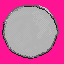
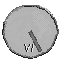
Revision of a layered 64 × 64 image; what changed, layer by layer:
added layer "5" above "4" over [0, 0, 64, 64]
added layer "Paint Layer 2" above "Paint Layer 1" over [0, 0, 64, 64]
hid "Background" over [0, 0, 64, 64]
